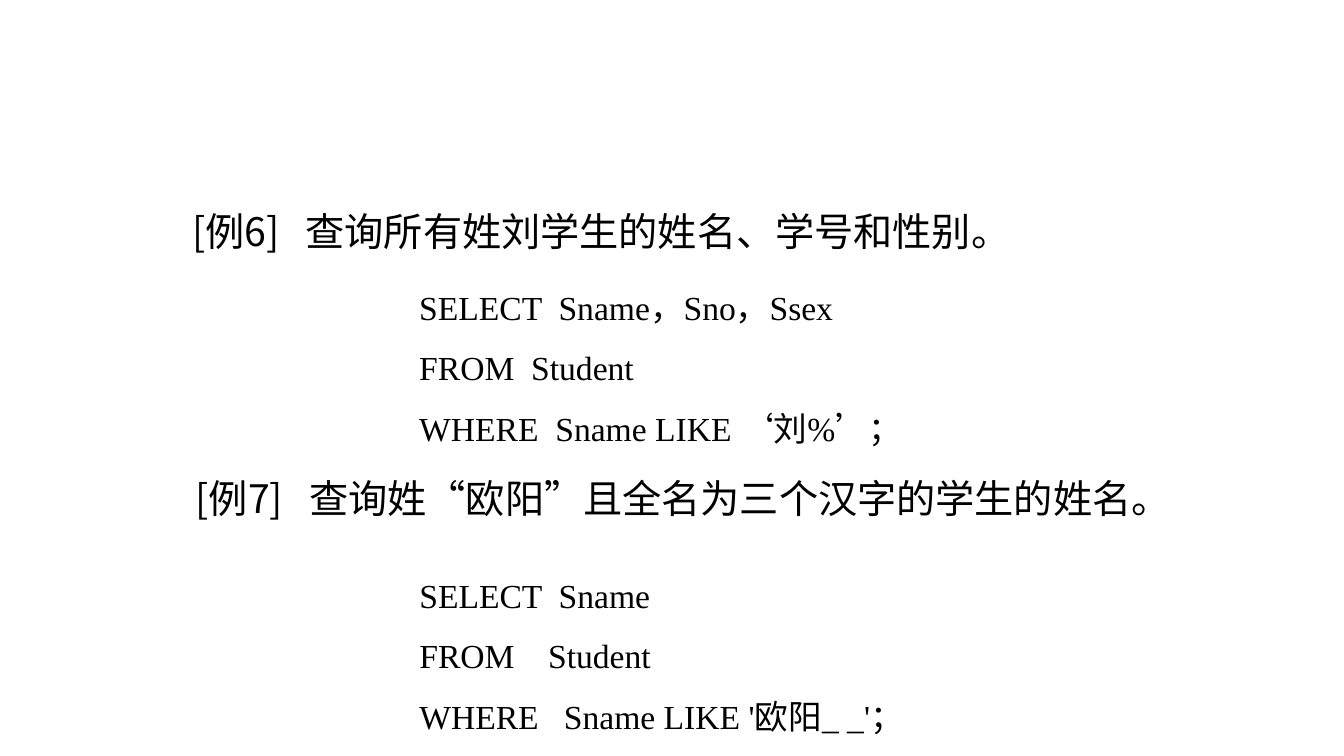
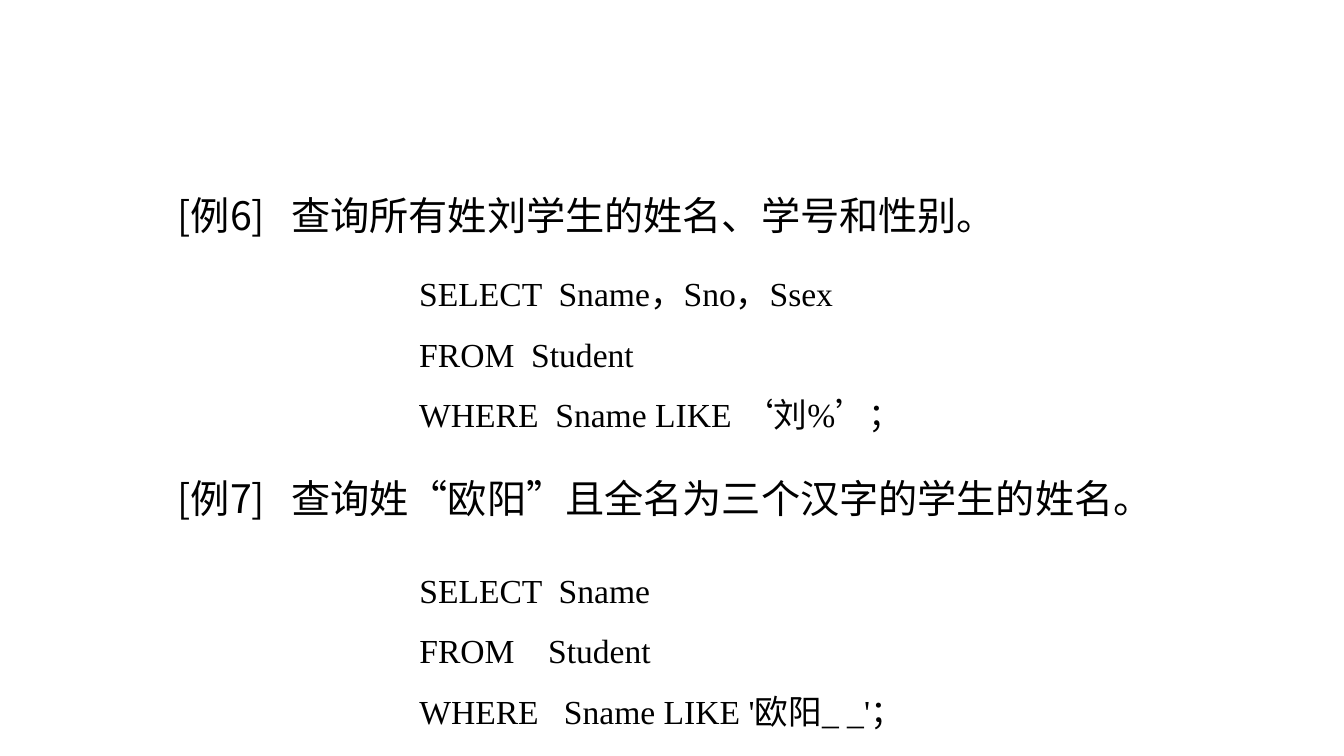
Before and after one commit to edu2act/course-computerIntroduction, a slide deck: slide 50 of materials/slides/ch07.pptx. Drawn at 1344x756 pixels with LibreOffice and Linux fonts; fonts in the diff are those of the drawing; background and template pictures are left out. Boxes give left, top, right and bottom in pixels: in the first picture for what was removed or moved away, otherwise in the second. Text is boxed around its words. In the diff, an @@ line names an element or a change of style, - is before the commit and + after.

```diff
--- a/materials/slides/ch07.pptx
+++ b/materials/slides/ch07.pptx
@@ text "[例6] 查询所有姓刘学生的姓名、学号和性别。": place and size @@
-text "[例6] 查询所有姓刘学生的姓名、学号和性别。" at [192, 213, 1011, 253]
+text "[例6] 查询所有姓刘学生的姓名、学号和性别。" at [178, 197, 996, 237]
@@ text "SELECT Sname，Sno，Ssex": place and size @@
-text "SELECT Sname，Sno，Ssex" at [419, 297, 902, 446]
+text "SELECT Sname，Sno，Ssex" at [419, 283, 902, 432]
@@ text "[例7] 查询姓“欧阳”且全名为三个汉字的学生的姓名。": place and size @@
-text "[例7] 查询姓“欧阳”且全名为三个汉字的学生的姓名。" at [196, 479, 1170, 520]
+text "[例7] 查询姓“欧阳”且全名为三个汉字的学生的姓名。" at [178, 479, 1152, 520]
@@ text "SELECT Sname": place and size @@
-text "SELECT Sname" at [419, 585, 839, 734]
+text "SELECT Sname" at [419, 580, 839, 729]
```
Also in this commit, not shown: 35 other slides changed, 1 other file.
